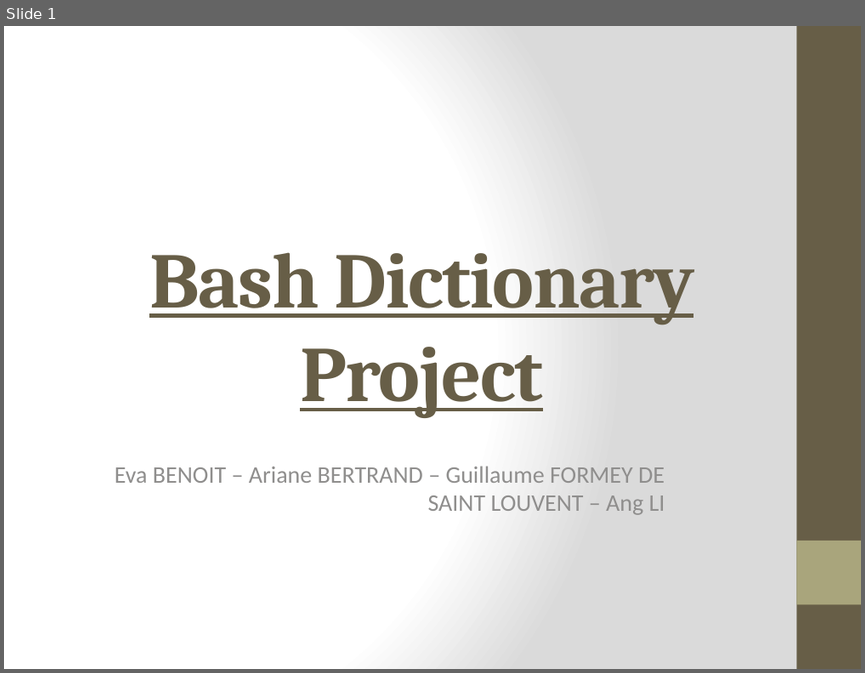
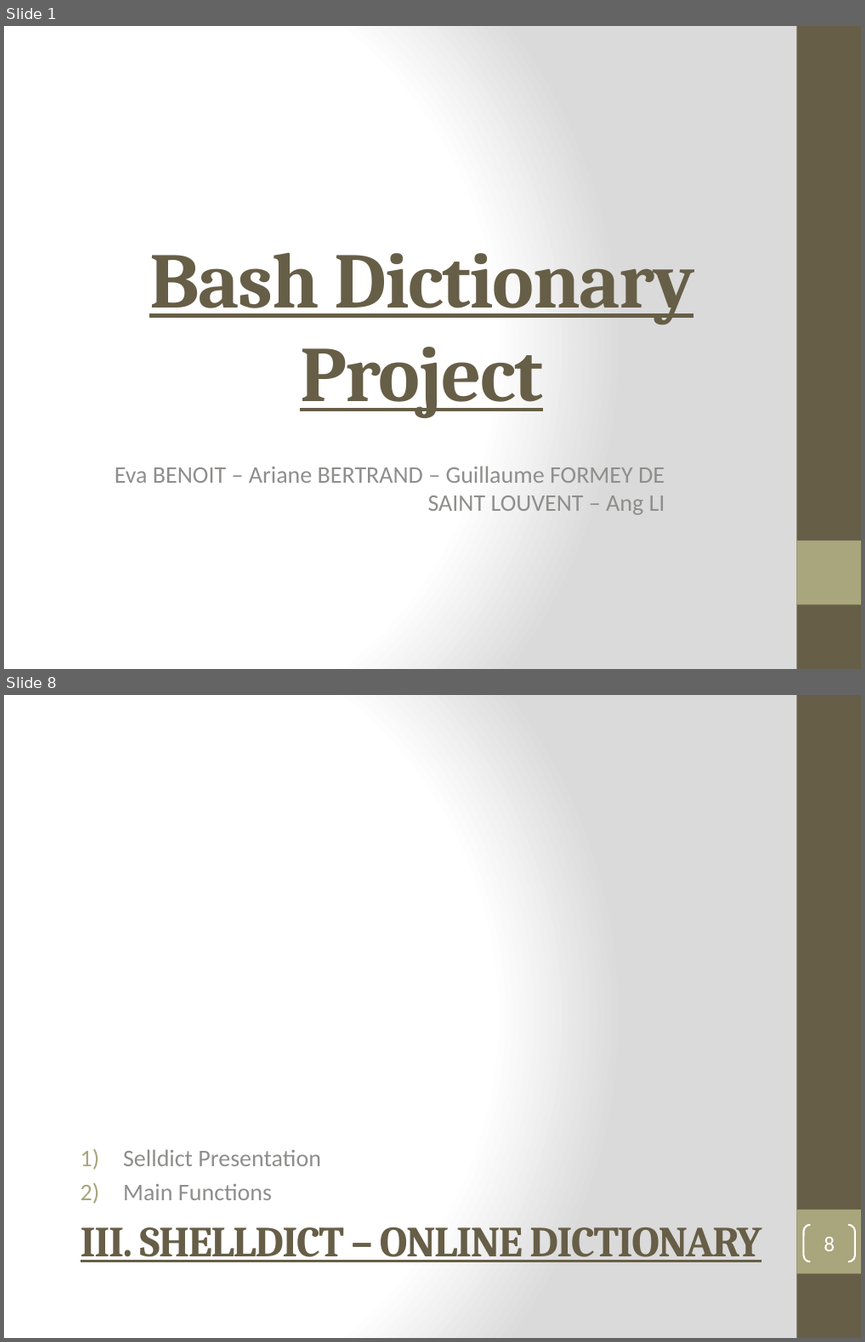
Before and after one commit to kiago/isepse2014, a slide deck: projects/dictionary/Project_Presentation.pptx. Shown one above the other, each under a label of ours: slide 1 before the commit, slides 1 and 8 after it; the slides between them are not shown. The pictures are 865x673 and 865x1342 pixels, drawn with LibreOffice and Linux fonts; fonts in the diff are those of the drawing. Boxes give left, top, right and bottom in pixels: in the first picture for what was removed or moved away, otherwise in the second. Text is boxed around its words. In the diff, an @@ line names an element or a change of style, - is before the commit and + after.

```diff
--- a/projects/dictionary/Project_Presentation.pptx
+++ b/projects/dictionary/Project_Presentation.pptx
@@ slide 8 added at (x1=4, y1=695, x2=861, y2=1338), background gradient #FFFFFF to #DADADA; not listed: 2 template elements that a slide beside it also shows @@
@@ text added at (x1=123, y1=1149, x2=321, y2=1200), 20 pt, text #8F8F8D @@
+1) Selldict Presentation
+2) Main Functions
@@ title added at (x1=80, y1=1227, x2=761, y2=1262), 36 pt, text #675E47, bold, underline @@
+III. SHELLDICT – ONLINE DICTIONARY
@@ page number added at (x1=803, y1=1225, x2=855, y2=1261), outline #FFFFFF 1.5 pt, 18 pt, text #FFFFFF @@
+8
```
Also in this commit, not shown: 5 slides changed, 4 other slides added.
